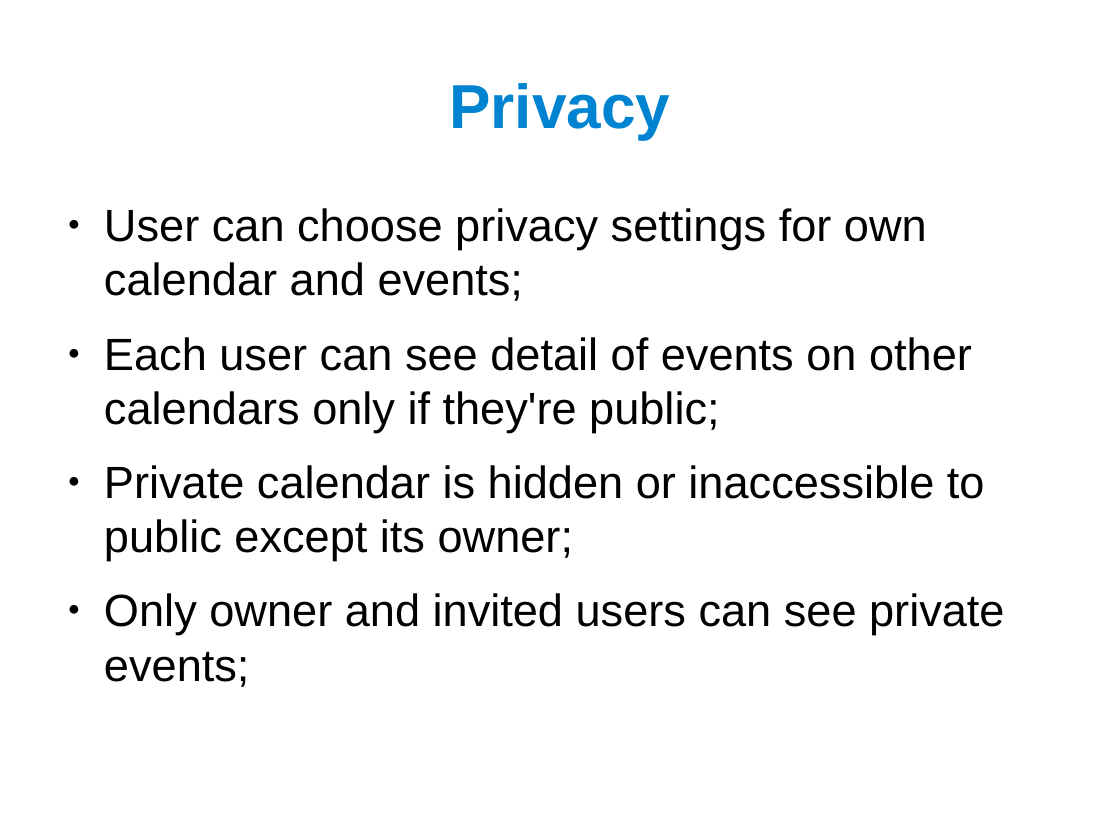
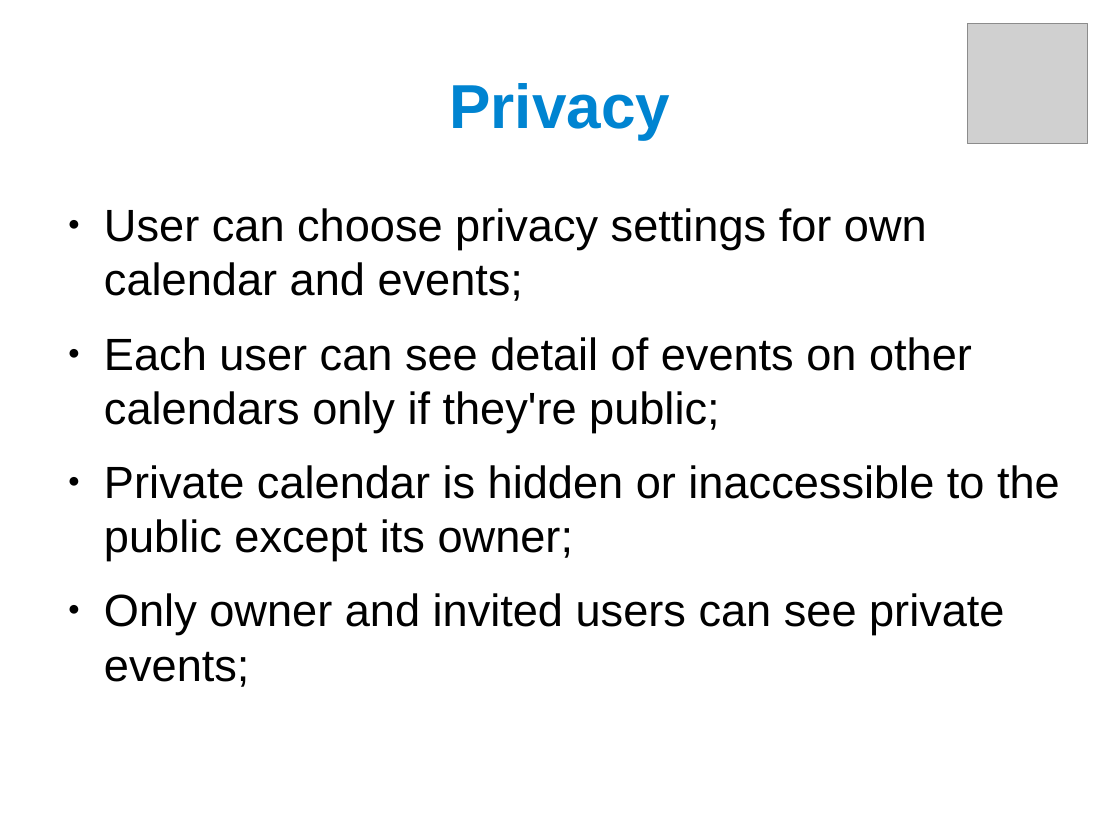
Before and after one commit to nico-mkhatvari/SE2, a slide deck: slide 7 of Presentation.odp (slide 8 before the commit). Drawn at 1120x840 pixels with LibreOffice and Linux fonts; fonts in the diff are those of the drawing; grey boxes stand for pictures. Boxes give left, top, right and bottom in pixels: in the first picture for what was removed or moved away, otherwise in the second. Text is boxed around its words. In the diff, an @@ line names an element or a change of style, - is before the commit and + after.

Commit message:
Final presentation

```diff
--- a/Presentation.odp
+++ b/Presentation.odp
@@ picture added at [968,23,1088,144] @@
@@ text at [104,465,1060,561]: text changed @@
-● Private calendar is hidden or inaccessible to public except its owner;
+● Private calendar is hidden or inaccessible to the public except its owner;
```
Also in this commit, not shown: 15 other slides changed, 9 slides added, 4 slides removed.
